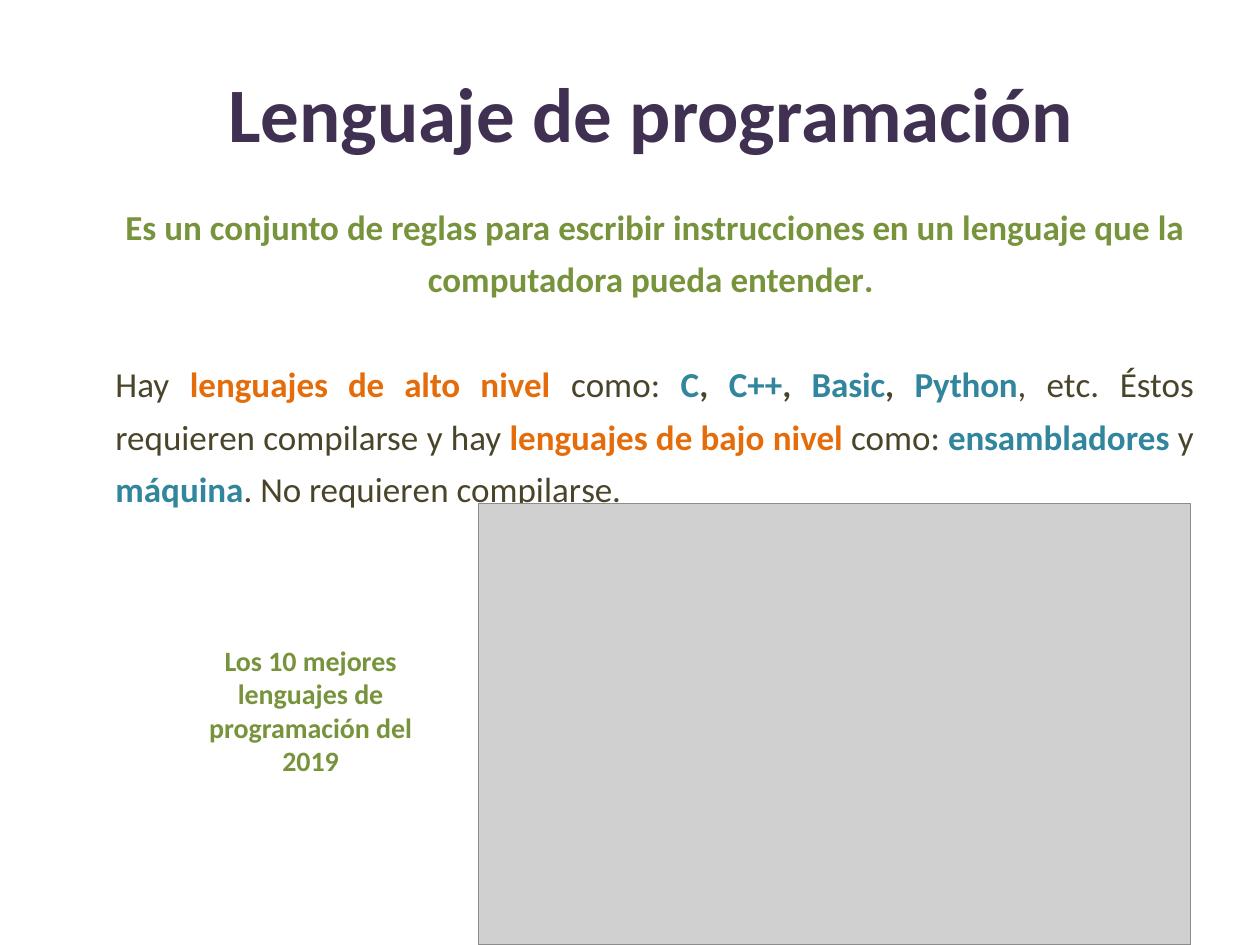
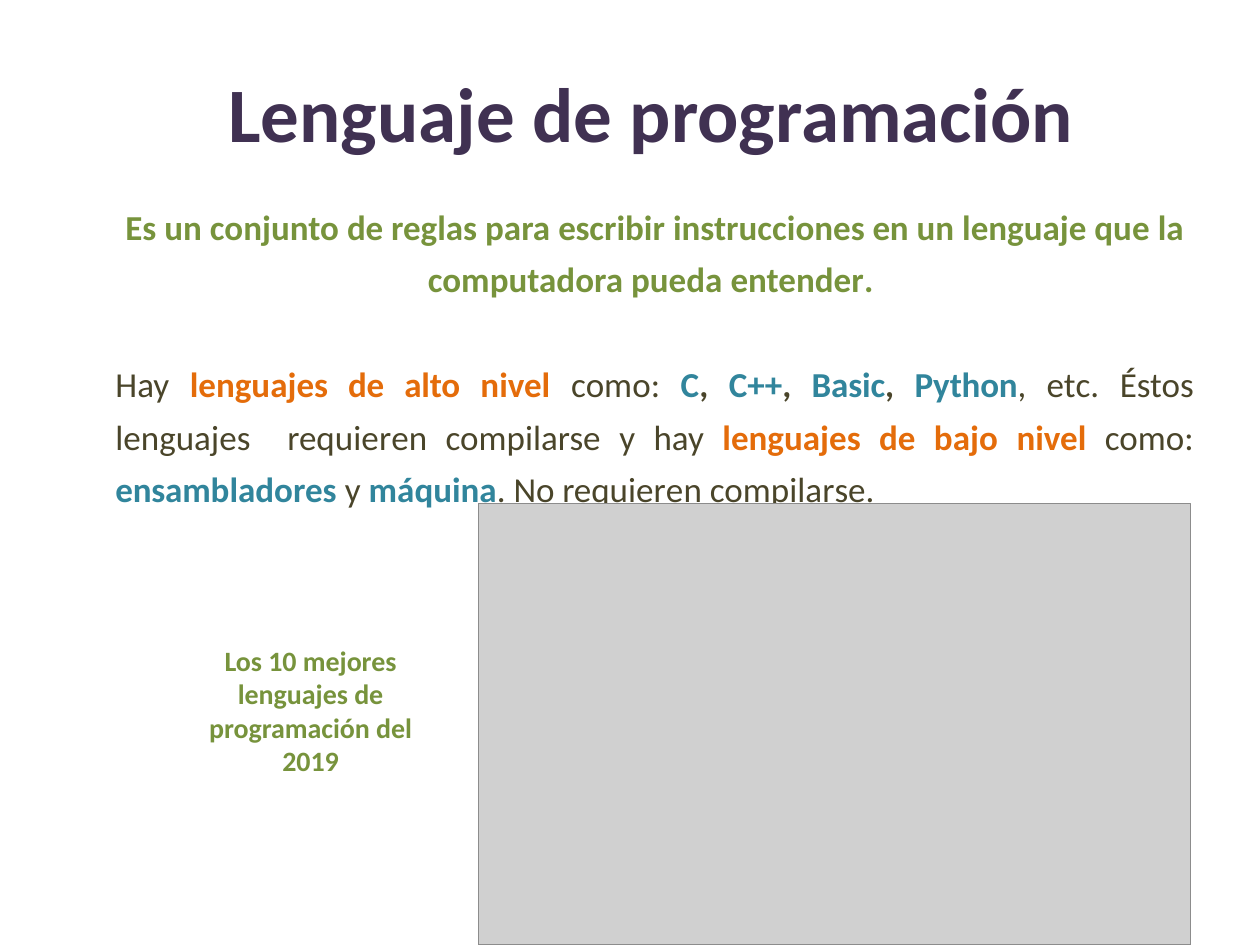
Before and after one commit to lizetheP/PensamientoC, a slide deck: slide 14 of calendario/documentos/1_Introduccion.pptx. Drawn at 1260x945 pixels with LibreOffice and Linux fonts; fonts in the diff are those of the drawing; grey boxes stand for pictures. Boxes give left, top, right and bottom in pixels: in the first picture for what was removed or moved away, otherwise in the second. Text is boxed around its words. In the diff, an @@ line names an element or a change of style, - is before the commit and + after.

```diff
--- a/calendario/documentos/1_Introduccion.pptx
+++ b/calendario/documentos/1_Introduccion.pptx
@@ text at (115, 369, 1194, 512): text changed; bold off @@
-Hay lenguajes de alto nivel como: C, C++, Basic, Python, etc. Éstos requieren compilarse y hay lenguajes de bajo nivel como: ensambladores y máquina. No requieren compilarse.
+Hay lenguajes de alto nivel como: C, C++, Basic, Python, etc. Éstos lenguajes requieren compilarse y hay lenguajes de bajo nivel como: ensambladores y máquina. No requieren compilarse.
```
Also in this commit, not shown: 3 other files.
